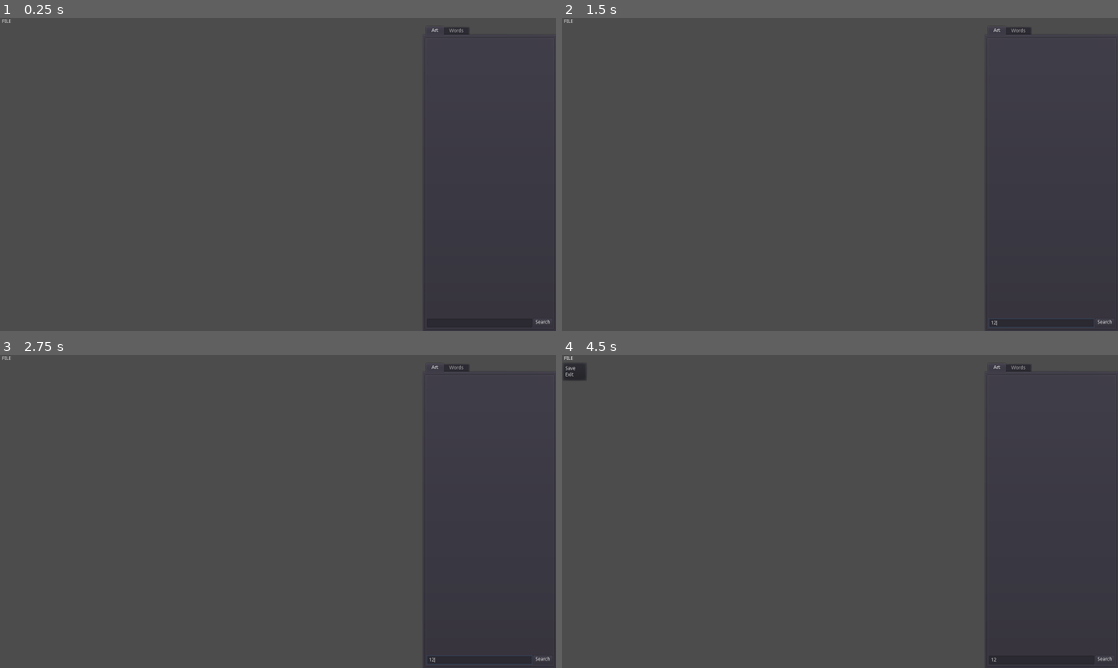
Above: before the commit, frames 1-4 (two rows, left to right).
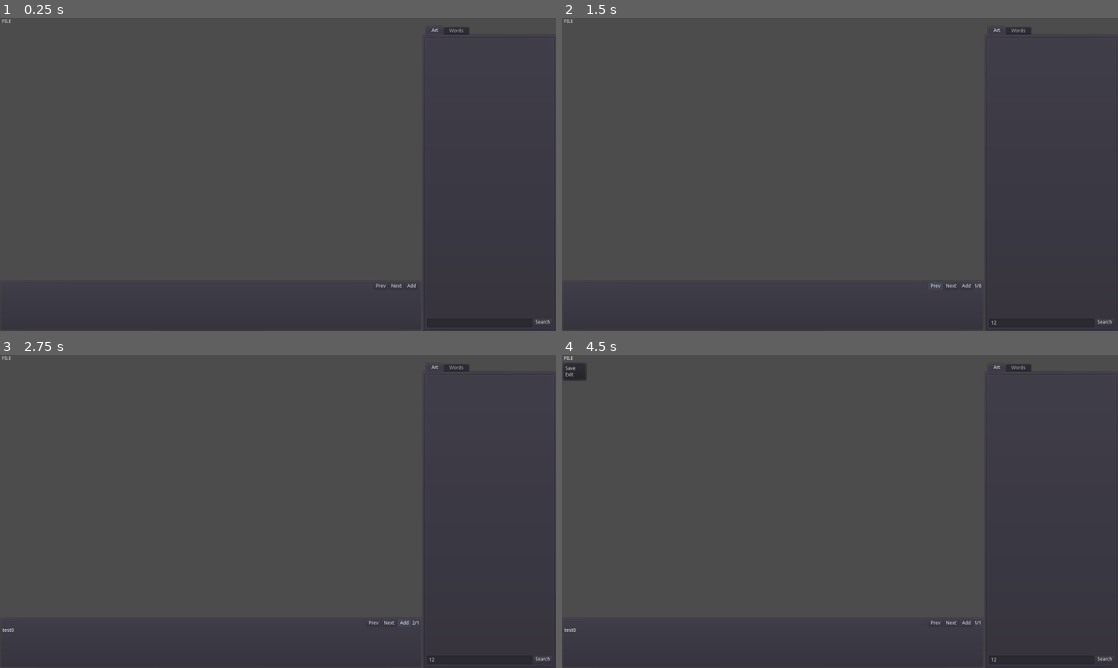
Above: after the commit, the same moments.

Repository: marschium/story_maker
Game: Godot game, scene res://Editor.tscn
Two runs of this game, one before a commit and one after it. Both use one fixed random seed, a clock stepped at 60 frames per second and the inputs below. The project has no main scene, so this scene is started directly.
Inputs (mouse positions are in pixels of both pictures, inside the frame that each line leads up to):
- Up to frame 1 (0.25 s): no input
- Up to frame 2 (1.5 s): click (1040, 321) at 0.52 s; type "12" at 0.6 s; click (940, 287) at 1.25 s, where only the run after the commit has a clickable "Prev"
- Up to frame 3 (2.75 s): click (405, 624) at 2 s, where only the run after the commit has a clickable "Add"
- Up to frame 4 (4.5 s): click (951, 624) at 2.75 s, where only the run after the commit has a clickable "Next"; click (951, 624) at 3.5 s, where only the run after the commit has a clickable "Next"; click "FILE" at 4.25 s

The runs differ from the first frame. In frame 1, less than 0.1% of the frame differs, in the area x 67-75%, y 84-87%; in frame 2, 0.1%; in frame 3, 0.2%, in the area x 0-96%, y 84-99%; in frame 4, less than 0.1%.
Error after the commit: Invalid get index '0' (on base: 'Array'). (res://dialogue/EditorDialogueContainer.gd:46)

Commit message:
dialog box

Diff:
--- a/Editor.tscn
+++ b/Editor.tscn
@@ -85,5 +85,4 @@
 size_flags_horizontal = 1
 [connection signal="save_selected" from="VBoxContainer/MenuButton" to="." method="_on_MenuButton_save_selected"]
 [connection signal="image_picked" from="VBoxContainer/HBoxContainer/TabContainer/Art" to="VBoxContainer/HBoxContainer/ViewportContainer/Viewport/World" method="_on_PictureDownload_image_picked"]
-[connection signal="add_dialogue" from="VBoxContainer/HBoxContainer/TabContainer/Words" to="VBoxContainer/HBoxContainer/ViewportContainer/Viewport/World" method="_on_Dialogue_add_dialogue"]
 [connection signal="set_dialogue" from="VBoxContainer/HBoxContainer/TabContainer/Words" to="VBoxContainer/HBoxContainer/ViewportContainer/Viewport/World" method="_on_Words_set_dialogue"]
--- a/World.gd
+++ b/World.gd
@@ -3,7 +3,7 @@
 var editor_element = preload("res://EditorElement.tscn")
 var editor_element_class = preload("res://EditorElement.gd")
 
-var dialogue_container = preload("res://dialogue/DialogueContainer.tscn")
+var dialogue_container = preload("res://dialogue/GameDialogueContainer.tscn")
 var dialogue_element = preload("res://dialogue/DialogueEditorElement.tscn")
 var dialogue_element_class = preload("res://dialogue/DialogueEditorElement.gd")
 
@@ -23,10 +23,9 @@
             root.add_child(c)
             c.set_owner(root)
         elif child is dialogue_element_class:
-            var dialogues = child.get_dialogue_to_save()
-            # TODO setup ordering and auto swap to next item
-            dc.add_child(dialogues[0])
-            dialogues[0].set_owner(root)
+            for dialogue in child.get_dialogue_to_save():
+                dc.add_child(dialogue)
+                dialogue.set_owner(root)
     return root
 
 func save_resources_to_packer(packer):
@@ -39,12 +38,7 @@
     e.set_name("EditorElement")
     e.initalise(image)
     add_child(e)
-
-func _on_Dialogue_add_dialogue(text):
-    var d = dialogue_element.instance()
-    d.set_name("DialogueEditorElement")
-    add_child(d)
-    d.add_text(text)
+    move_child(e, 0)
 
 func _on_Words_set_dialogue(text):
     $DialogueEditorElement.change_text(text)
--- a/World.tscn
+++ b/World.tscn
@@ -1,6 +1,9 @@
-[gd_scene load_steps=2 format=2]
+[gd_scene load_steps=3 format=2]
 
+[ext_resource path="res://dialogue/DialogueEditorElement.tscn" type="PackedScene" id=1]
 [ext_resource path="res://World.gd" type="Script" id=3]
 
 [node name="World" type="Node2D"]
 script = ExtResource( 3 )
+
+[node name="DialogueEditorElement" parent="." instance=ExtResource( 1 )]
--- a/dialogue/Dialogue.gd
+++ b/dialogue/Dialogue.gd
@@ -4,24 +4,11 @@
 # Declare member variables here. Examples:
 # var a = 2
 # var b = "text"
-signal add_dialogue(text)
 signal set_dialogue(text)
 
 # Called when the node enters the scene tree for the first time.
 func _ready():
     pass # Replace with function body.
 
-
-# Called every frame. 'delta' is the elapsed time since the previous frame.
-#func _process(delta):
-#    pass
-
-
-func _on_Button_pressed():
-    emit_signal("add_dialogue", "hello world i am an example")
-    $"VBoxContainer/Button".set_process(false)
-    $"VBoxContainer/Button".visible = false
-    $"VBoxContainer/TemplateScrollContainer".visible = true
-
 func _on_Template_selected(text):
     emit_signal("set_dialogue", text)
--- a/dialogue/Dialogue.tscn
+++ b/dialogue/Dialogue.tscn
@@ -22,19 +22,11 @@
 grow_horizontal = 2
 grow_vertical = 2
 
-[node name="Button" type="Button" parent="VBoxContainer"]
-margin_right = 189.0
-margin_bottom = 20.0
-text = "ADD"
-
 [node name="TemplateScrollContainer" type="ScrollContainer" parent="VBoxContainer"]
-visible = false
-margin_top = 24.0
 margin_right = 189.0
 margin_bottom = 454.0
 size_flags_vertical = 3
 script = ExtResource( 2 )
 
 [node name="VBoxContainer" type="VBoxContainer" parent="VBoxContainer/TemplateScrollContainer"]
-[connection signal="pressed" from="VBoxContainer/Button" to="." method="_on_Button_pressed"]
 [connection signal="template_selected" from="VBoxContainer/TemplateScrollContainer" to="." method="_on_Template_selected"]
--- a/dialogue/DialogueContainer.gd
+++ /dev/null
@@ -1,18 +0,0 @@
-extends PanelContainer
-
-
-# Declare member variables here. Examples:
-# var a = 2
-# var b = "text"
-
-
-# Called when the node enters the scene tree for the first time.
-func _ready():
-    var view_size = get_viewport().size
-    rect_size = Vector2(view_size.x, view_size.y / 6)
-    rect_position = Vector2(0, view_size.y - rect_size.y)
-
-
-# Called every frame. 'delta' is the elapsed time since the previous frame.
-#func _process(delta):
-#    pass
--- a/dialogue/DialogueEditorElement.gd
+++ b/dialogue/DialogueEditorElement.gd
@@ -1,39 +1,36 @@
 extends PanelContainer
 
-
-# Declare member variables here. Examples:
-# var a = 2
-# var b = "text"
-export var keyword = ""
-
-onready var dialogue_label = preload("res://dialogue/DialogueLabel.tscn")
-
-signal keyword_selected(word)
-
+var dialogue_container = null
 
 # Called when the node enters the scene tree for the first time.
 func _ready():
     var view_size = get_viewport().size
     rect_size = Vector2(view_size.x, view_size.y / 6)
     rect_position = Vector2(0, view_size.y - rect_size.y)
+    dialogue_container = $"VBoxContainer/EditorDialogueContainer"
 
 func add_text(text):
-    var d = dialogue_label.instance()
-    d.text_to_show = text
-    d.text = text
-    add_child(d)
-    d.set_process(false)
+    dialogue_container.add_text(text)
+    $"VBoxContainer/HBoxContainer/CountLabel".text = str(dialogue_container.dialogue_idx + 1) + "/" + str(dialogue_container.get_child_count())
 
 func change_text(text):
-    # TODO only update the current enabled child
-    var d = get_children()[0]
-    d.text_to_show = text
-    d.text = text
+    dialogue_container.change_text(text)
 
 func get_dialogue_to_save():
     var dialogues = []
-    for child in get_children():
+    for child in dialogue_container.get_children():
         var dialogue = child.duplicate()
         dialogue.text = ""
         dialogues.append(dialogue)
     return dialogues
+
+func _on_AddButton_pressed():
+    add_text("test")
+
+func _on_PrevButton_pressed():
+    dialogue_container.show_prev()
+    $"VBoxContainer/HBoxContainer/CountLabel".text = str(dialogue_container.dialogue_idx + 1) + "/" + str(dialogue_container.get_child_count())
+
+func _on_NextButton_pressed():
+    dialogue_container.show_next()
+    $"VBoxContainer/HBoxContainer/CountLabel".text = str(dialogue_container.dialogue_idx + 1) + "/" + str(dialogue_container.get_child_count())
--- a/dialogue/DialogueEditorElement.tscn
+++ b/dialogue/DialogueEditorElement.tscn
@@ -1,11 +1,60 @@
-[gd_scene load_steps=2 format=2]
+[gd_scene load_steps=3 format=2]
 
 [ext_resource path="res://dialogue/DialogueEditorElement.gd" type="Script" id=1]
+[ext_resource path="res://dialogue/EditorDialogueContainer.gd" type="Script" id=2]
 
 [node name="DialogueEditorElement" type="PanelContainer"]
-margin_right = 14.0
-margin_bottom = 14.0
+margin_right = 546.0
+margin_bottom = 281.0
 script = ExtResource( 1 )
 __meta__ = {
 "_edit_use_anchors_": false
 }
+
+[node name="VBoxContainer" type="VBoxContainer" parent="."]
+margin_left = 7.0
+margin_top = 7.0
+margin_right = 539.0
+margin_bottom = 274.0
+size_flags_horizontal = 3
+size_flags_vertical = 3
+
+[node name="HBoxContainer" type="HBoxContainer" parent="VBoxContainer"]
+margin_right = 532.0
+margin_bottom = 20.0
+size_flags_horizontal = 13
+size_flags_vertical = 13
+alignment = 2
+
+[node name="PrevButton" type="Button" parent="VBoxContainer/HBoxContainer"]
+margin_left = 401.0
+margin_right = 441.0
+margin_bottom = 20.0
+text = "Prev"
+
+[node name="NextButton" type="Button" parent="VBoxContainer/HBoxContainer"]
+margin_left = 445.0
+margin_right = 487.0
+margin_bottom = 20.0
+text = "Next"
+
+[node name="AddButton" type="Button" parent="VBoxContainer/HBoxContainer"]
+margin_left = 491.0
+margin_right = 528.0
+margin_bottom = 20.0
+text = "Add"
+
+[node name="CountLabel" type="Label" parent="VBoxContainer/HBoxContainer"]
+margin_left = 532.0
+margin_top = 3.0
+margin_right = 532.0
+margin_bottom = 17.0
+
+[node name="EditorDialogueContainer" type="MarginContainer" parent="VBoxContainer"]
+margin_top = 24.0
+margin_right = 532.0
+margin_bottom = 24.0
+script = ExtResource( 2 )
+[connection signal="pressed" from="VBoxContainer/HBoxContainer/PrevButton" to="." method="_on_PrevButton_pressed"]
+[connection signal="pressed" from="VBoxContainer/HBoxContainer/NextButton" to="." method="_on_NextButton_pressed"]
+[connection signal="pressed" from="VBoxContainer/HBoxContainer/AddButton" to="." method="_on_AddButton_pressed"]
--- a/dialogue/DialogueLabel.gd
+++ b/dialogue/DialogueLabel.gd
@@ -1,9 +1,7 @@
 extends Label
 
 
-# Declare member variables here. Examples:
-# var a = 2
-# var b = "text"
+signal finished()
 export var text_to_show = ""
 export var chars_per_sec = 2
 
@@ -24,3 +22,5 @@
             counter = 0;
             text += text_to_show[char_idx]
             char_idx += 1
+            if char_idx >= text_to_show.length():
+                emit_signal("finished")
--- /dev/null
+++ b/dialogue/EditorDialogueContainer.gd
@@ -0,0 +1,46 @@
+extends MarginContainer
+
+
+# Declare member variables here. Examples:
+# var a = 2
+# var b = "text"
+onready var dialogue_label = preload("res://dialogue/DialogueLabel.tscn")
+
+var dialogue_idx = -1
+
+# Called when the node enters the scene tree for the first time.
+func _ready():
+    pass # Replace with function body.
+
+func add_text(text):
+    for c in get_children():
+        c.visible = false
+    var d = dialogue_label.instance()
+    d.text_to_show = text
+    d.text = text + str(dialogue_idx)
+    add_child(d)
+    d.set_process(false)
+    dialogue_idx += 1
+
+func change_text(text):
+    # TODO only update the current enabled child
+    if get_child_count() > 0:
+        var d = get_children()[dialogue_idx]
+        d.text_to_show = text
+        d.text = text
+
+func show_next():
+    for c in get_children():
+        c.visible = false
+    dialogue_idx += 1
+    if dialogue_idx >= get_child_count():
+        dialogue_idx = get_child_count() - 1
+    get_children()[dialogue_idx].visible = true
+
+func show_prev():
+    for c in get_children():
+        c.visible = false
+    dialogue_idx -= 1
+    if dialogue_idx < 0:
+        dialogue_idx = 0
+    get_children()[dialogue_idx].visible = true
--- /dev/null
+++ b/dialogue/GameDialogueContainer.gd
@@ -0,0 +1,32 @@
+extends PanelContainer
+
+
+# Declare member variables here. Examples:
+# var a = 2
+# var b = "text"
+var dialogue_idx = 0
+
+
+# Called when the node enters the scene tree for the first time.
+func _ready():
+    var view_size = get_viewport().size
+    rect_size = Vector2(view_size.x, view_size.y / 6)
+    rect_position = Vector2(0, view_size.y - rect_size.y)
+
+    for c in get_children():
+        c.set_process(false)
+        c.visible = false
+        c.connect("finished", self, "_on_Dialogue_finished")
+
+    get_children()[0].set_process(true)
+    get_children()[0].visible = true
+
+func _on_Dialogue_finished():
+    # TODO wait for input e.t.c.
+    var idx = dialogue_idx
+    dialogue_idx += 1
+    if dialogue_idx < get_child_count():
+        get_children()[idx].set_process(false)
+        get_children()[idx].visible = false
+        get_children()[dialogue_idx].set_process(true)
+        get_children()[dialogue_idx].visible = true
--- a/dialogue/DialogueContainer.tscn
+++ b/dialogue/GameDialogueContainer.tscn
@@ -1,8 +1,8 @@
 [gd_scene load_steps=2 format=2]
 
-[ext_resource path="res://dialogue/DialogueContainer.gd" type="Script" id=1]
+[ext_resource path="res://dialogue/GameDialogueContainer.gd" type="Script" id=1]
 
-[node name="DialogueContainer" type="PanelContainer"]
+[node name="GameDialogueContainer" type="PanelContainer"]
 margin_right = 130.0
 margin_bottom = 64.0
 script = ExtResource( 1 )
--- /dev/null
+++ b/dialogue/TemplateDialog.gd
@@ -0,0 +1,39 @@
+extends WindowDialog
+
+signal text_selected(text)
+
+var split_text = []
+var selected_keywords = []
+
+# Called when the node enters the scene tree for the first time.
+func _ready():
+    pass
+
+func setup(text, keyword_options):
+    split_text = text.split("_")
+    $"VBoxContainer/Label".text = text
+    for i in range(len(split_text)):
+        var option_select = OptionButton.new()
+        $"VBoxContainer/OptionContainer".add_child(option_select)
+        option_select.connect("item_selected", self, "_on_OptionButton_selected", [option_select, i])
+        selected_keywords.append(keyword_options[0])
+        for keyword in keyword_options:
+            option_select.add_item(keyword)
+    _update_text()
+
+func _on_OptionButton_selected(item_idx, option_button, idx):
+    var selected = option_button.get_item_text(item_idx)
+    selected_keywords[idx] = selected
+    _update_text()
+
+func _update_text():
+    var output = ""
+    var i = 0
+    for frag in split_text:
+        output += frag + " "
+        output += selected_keywords[i] + " "
+        i += 1
+    $"VBoxContainer/Label".text = output.strip_edges()
+
+func _on_OkButton_pressed():
+    emit_signal("text_selected", $"VBoxContainer/Label".text)
--- /dev/null
+++ b/dialogue/TemplateDialog.tscn
@@ -0,0 +1,80 @@
+[gd_scene load_steps=2 format=2]
+
+[ext_resource path="res://dialogue/TemplateDialog.gd" type="Script" id=1]
+
+[node name="TemplateDialog" type="WindowDialog"]
+anchor_left = -0.00104385
+anchor_right = -0.00104385
+margin_left = -0.329834
+margin_right = 410.67
+margin_bottom = 197.0
+size_flags_horizontal = 3
+size_flags_vertical = 3
+popup_exclusive = true
+resizable = true
+script = ExtResource( 1 )
+__meta__ = {
+"_edit_use_anchors_": false
+}
+
+[node name="VBoxContainer" type="VBoxContainer" parent="."]
+margin_right = 412.0
+margin_bottom = 198.0
+size_flags_horizontal = 3
+size_flags_vertical = 3
+alignment = 1
+__meta__ = {
+"_edit_use_anchors_": false
+}
+
+[node name="SpacerTop" type="Control" parent="VBoxContainer"]
+margin_right = 412.0
+margin_bottom = 74.0
+size_flags_horizontal = 3
+size_flags_vertical = 3
+
+[node name="Label" type="Label" parent="VBoxContainer"]
+margin_top = 78.0
+margin_right = 412.0
+margin_bottom = 92.0
+size_flags_horizontal = 3
+size_flags_vertical = 5
+text = "THIS IS A TEST"
+align = 1
+autowrap = true
+
+[node name="OptionContainer" type="HBoxContainer" parent="VBoxContainer"]
+margin_top = 96.0
+margin_right = 412.0
+margin_bottom = 96.0
+size_flags_horizontal = 3
+alignment = 1
+
+[node name="SpacerBottom" type="Control" parent="VBoxContainer"]
+margin_top = 100.0
+margin_right = 412.0
+margin_bottom = 174.0
+size_flags_vertical = 3
+
+[node name="HBoxContainer" type="HBoxContainer" parent="VBoxContainer"]
+margin_top = 178.0
+margin_right = 412.0
+margin_bottom = 198.0
+alignment = 1
+__meta__ = {
+"_edit_use_anchors_": false
+}
+
+[node name="CancelButton" type="Button" parent="VBoxContainer/HBoxContainer"]
+visible = false
+margin_left = 161.0
+margin_right = 215.0
+margin_bottom = 20.0
+text = "Cancel"
+
+[node name="OkButton" type="Button" parent="VBoxContainer/HBoxContainer"]
+margin_left = 191.0
+margin_right = 221.0
+margin_bottom = 20.0
+text = "Ok"
+[connection signal="pressed" from="VBoxContainer/HBoxContainer/OkButton" to="." method="_on_OkButton_pressed"]
--- a/dialogue/TemplateScrollContainer.gd
+++ b/dialogue/TemplateScrollContainer.gd
@@ -1,9 +1,7 @@
 extends ScrollContainer
 
 
-# Declare member variables here. Examples:
-# var a = 2
-# var b = "text"
+var template_dialog = preload("res://dialogue/TemplateDialog.tscn")
 signal template_selected(text)
 
 
@@ -23,5 +21,14 @@
 #func _process(delta):
 #    pass
 
+func _on_Dialog_text_selected(text, dialog):
+    emit_signal("template_selected", text)
+    remove_child(dialog)
+    dialog.queue_free()
+
 func _on_Button_pressed(text):
-    emit_signal("template_selected", text)
+    var dialog = template_dialog.instance()
+    add_child(dialog)
+    dialog.connect("text_selected", self, "_on_Dialog_text_selected", [dialog])
+    dialog.setup(text, ["hello", "world"])
+    dialog.popup()
